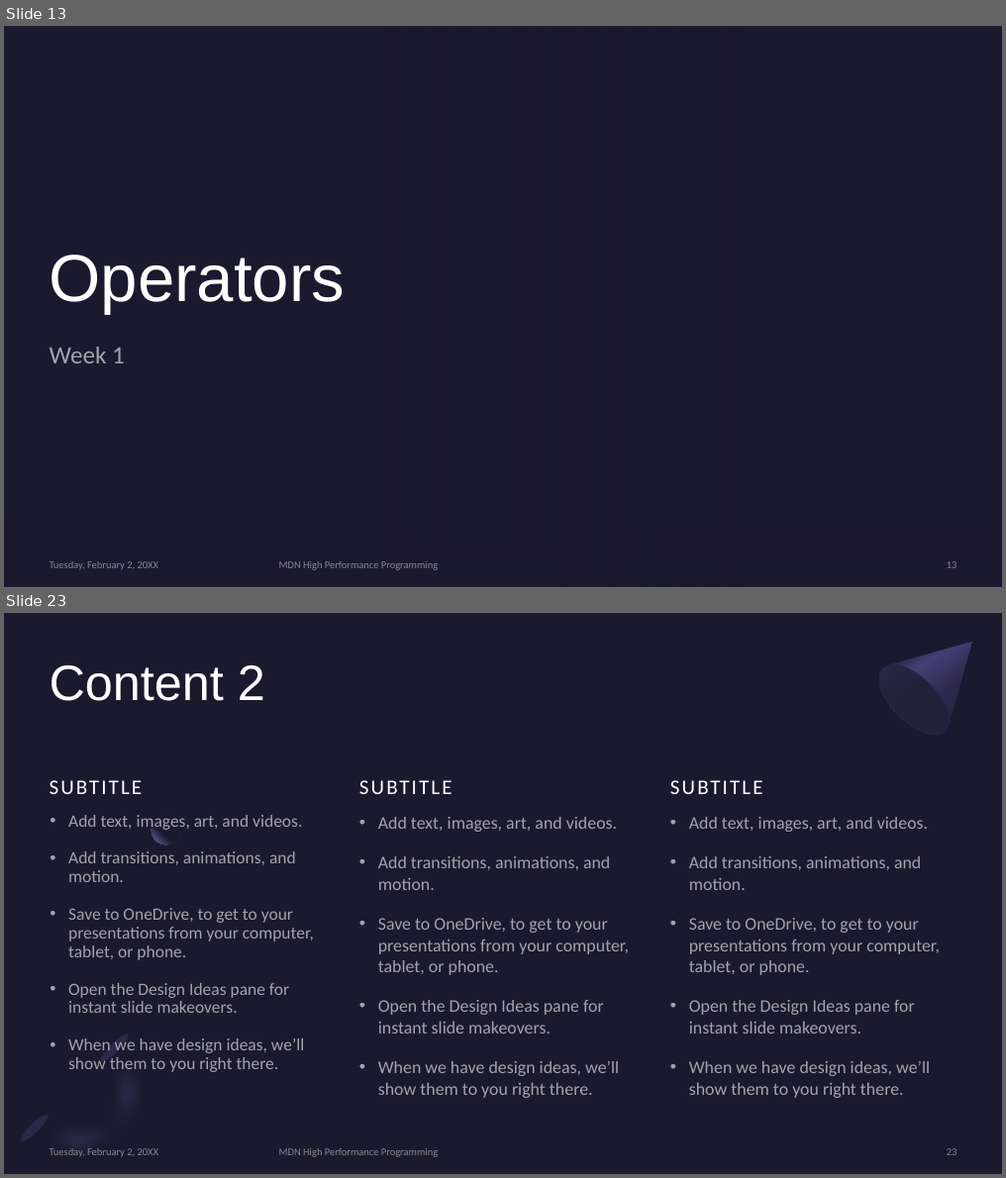
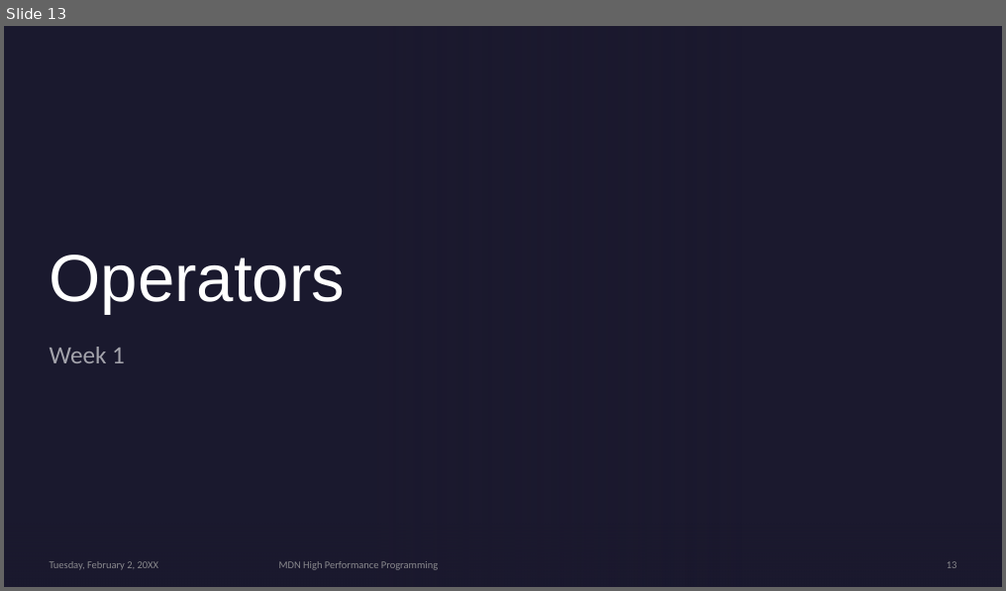
Before and after one commit to MonashDeepNeuron/HPP, a slide deck: content/week1/slides/week1.pptx. Shown one above the other, each under a label of ours: slides 13 and 23 before the commit, slide 13 after it; the slides between them are not shown. The pictures are 1006x1178 and 1006x591 pixels, drawn with LibreOffice and Linux fonts; fonts in the diff are those of the drawing; background and template pictures are left out. Boxes give left, top, right and bottom in pixels: in the first picture for what was removed or moved away, otherwise in the second. Text is boxed around its words. In the diff, an @@ line names an element or a change of style, - is before the commit and + after.

Commit message:
Finished the content for week 1 slides

```diff
--- a/content/week1/slides/week1.pptx
+++ b/content/week1/slides/week1.pptx
@@ slide 23 removed at (x1=4, y1=613, x2=1002, y2=1174), background #1B192E @@
@@ freeform shape removed at (x1=867, y1=613, x2=1002, y2=747) @@
@@ title removed at (x1=50, y1=665, x2=265, y2=701) @@
-Content 2
@@ ellipse removed at (x1=867, y1=653, x2=960, y2=747) @@
@@ text removed at (x1=49, y1=755, x2=341, y2=799) @@
-SUBTITLE
@@ text removed at (x1=359, y1=755, x2=651, y2=799) @@
-SUBTITLE
@@ text removed at (x1=670, y1=755, x2=962, y2=799) @@
-SUBTITLE
@@ text removed at (x1=68, y1=815, x2=314, y2=1072) @@
-• Add text, images, art, and videos.
-• Add transitions, animations, and motion.
-• Save to OneDrive, to get to your presentations from your computer, tablet, or phone.
-• Open the Design Ideas pane for instant slide makeovers.
-• When we have design ideas, we’ll show them to you right there.
@@ ellipse removed at (x1=152, y1=815, x2=180, y2=845) @@
@@ text removed at (x1=378, y1=817, x2=629, y2=1098) @@
-• Add text, images, art, and videos.
-• Add transitions, animations, and motion.
-• Save to OneDrive, to get to your presentations from your computer, tablet, or phone.
-• Open the Design Ideas pane for instant slide makeovers.
-• When we have design ideas, we’ll show them to you right there.
@@ text removed at (x1=689, y1=817, x2=940, y2=1098) @@
-• Add text, images, art, and videos.
-• Add transitions, animations, and motion.
-• Save to OneDrive, to get to your presentations from your computer, tablet, or phone.
-• Open the Design Ideas pane for instant slide makeovers.
-• When we have design ideas, we’ll show them to you right there.
@@ freeform shape removed at (x1=13, y1=1026, x2=183, y2=1174) @@
@@ ellipse removed at (x1=98, y1=1032, x2=132, y2=1065) @@
@@ ellipse removed at (x1=18, y1=1112, x2=52, y2=1145) @@
@@ text removed at (x1=50, y1=1149, x2=159, y2=1157) @@
-Tuesday, February 2, 20XX
@@ text removed at (x1=279, y1=1149, x2=438, y2=1157) @@
-MDN High Performance Programming
@@ page number removed at (x1=946, y1=1149, x2=957, y2=1156) @@
-23
```
Also in this commit, not shown: 7 slides changed, 5 slides added, 6 other slides removed.
